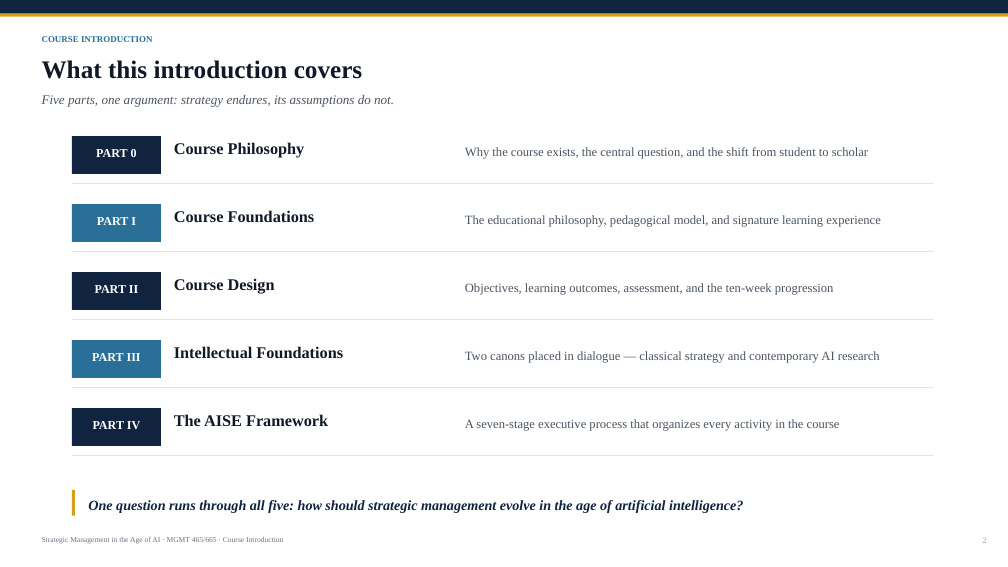
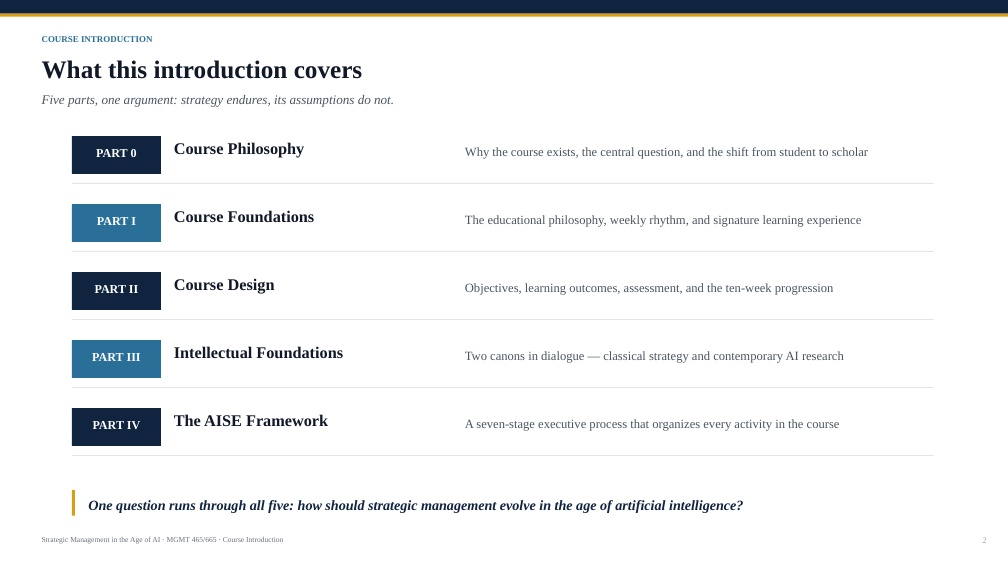
Before and after one commit to omarRmalik/strategic_management_in_the_age_of_ai, a slide deck: slide 2 of slides/Course_Introduction_Parts_0-4.pptx. Drawn at 1008x567 pixels with LibreOffice and Linux fonts; fonts in the diff are those of the drawing. Boxes give left, top, right and bottom in pixels: in the first picture for what was removed or moved away, otherwise in the second. Text is boxed around its words. In the diff, an @@ line names an element or a change of style, - is before the commit and + after.

```diff
--- a/slides/Course_Introduction_Parts_0-4.pptx
+++ b/slides/Course_Introduction_Parts_0-4.pptx
@@ text at (465, 215, 861, 227): text changed @@
-The educational philosophy, pedagogical model, and signature learning experience
+The educational philosophy, weekly rhythm, and signature learning experience
@@ text at (465, 351, 844, 363): text changed @@
-Two canons placed in dialogue — classical strategy and contemporary AI research
+Two canons in dialogue — classical strategy and contemporary AI research
```
Also in this commit, not shown: 16 other slides changed, 2 slides added, 31 slides removed.
